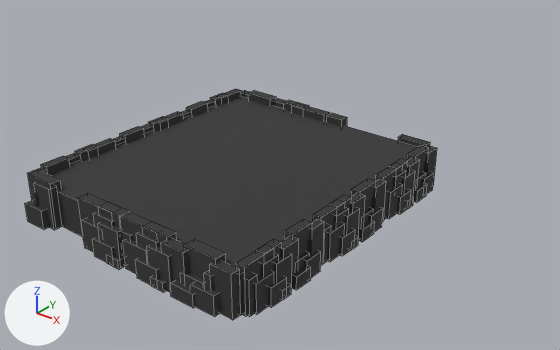
The FBX model GameTemplate/GameTemplate/Game/Assets/modelData/stage1_1_3.FBX: old version first, new version second.
Before and after are seen from a 50 mm lens placed at (49.1, -116.9, 45.9), pointed at (-5.2, -49.2, 3.9). The axes (+X, +Y, +Z) are drawn at lower left. The lights are the same throughout. Mesh edges are drawn as thin lines on the coarser meshes. Where no turn or scale is listed for an object, it has been applied to the vertices.
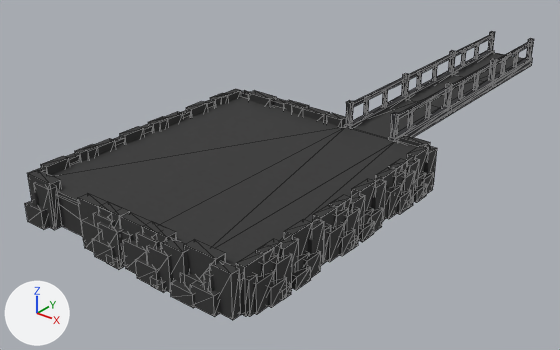
Changed parts and their boxes (x1, y1, x2, y2) in the pictures (560 x 350 px):
'Box3024', reshaped (29% wider, 20% taller): before (51, 96, 417, 315); after (51, 53, 524, 315)
'Bridge_2', added: after (344, 73, 452, 141)
'Bridge_003', added: after (404, 51, 497, 115)
'Bridge_004', added: after (448, 31, 534, 89)
part 1 of me_mesh_015, added (black): after (51, 53, 524, 315)

Patch to the scene script:
```diff
--- a/GameTemplate/GameTemplate/Game/Assets/modelData/stage1_1_3.FBX.py
+++ b/GameTemplate/GameTemplate/Game/Assets/modelData/stage1_1_3.FBX.py
@@ img_hand_png @@
+img_hand_png = load_image('hand.png', 'stage1_texture/hand.png', 512, 512, 'sRGB')
@@ mat_material__28 @@
+mat_material__28 = principled_material('Material #28')
+mat_material__28.texture = img_hand_png  # with its transparency
+mat_material__28.roughness = 0.859
@@ me_mesh_015 @@
 # used by ob_box3024; location = (-1.35, -60.87, 6.67)
-me_mesh_015.from_pydata(...)  # 8 vertices, 6 faces; spans x -14.2..14.2, y -16.1..16.1, z 0.0..4.0
+me_mesh_015.from_pydata(...)  # 28 vertices, 52 faces; spans x -14.2..14.2, y -16.1..55.1, z 0.0..4.0
+# me_mesh_015 part 1: 20 vertices added at x -14.2..14.2, y -16.1..55.1, z 0.0..4.0
 me_mesh_015.materials.append(mat_material__30)
@@ me_mesh_141 @@
+me_mesh_141.from_pydata(...)  # 104 vertices, 150 faces; spans x -12.35..-5.32, y -7.66..6.07, z -2.03..2.03
+me_mesh_141.materials.append(mat_material__28)  # picture img_hand_png
@@ ob_bridge_004 @@
+ob_bridge_004 = bpy.data.objects.new('Bridge_004', me_mesh_141)
+ob_bridge_004.location = (13.73, -11.69, 11.84)
@@ ob_bridge_003 @@
+ob_bridge_003 = bpy.data.objects.new('Bridge_003', me_mesh_141.copy())
+ob_bridge_003.location = (13.73, -24.55, 11.84)
@@ ob_bridge_2 @@
+ob_bridge_2 = bpy.data.objects.new('Bridge_2', me_mesh_141.copy())
+ob_bridge_2.location = (13.73, -37.45, 11.84)
```
